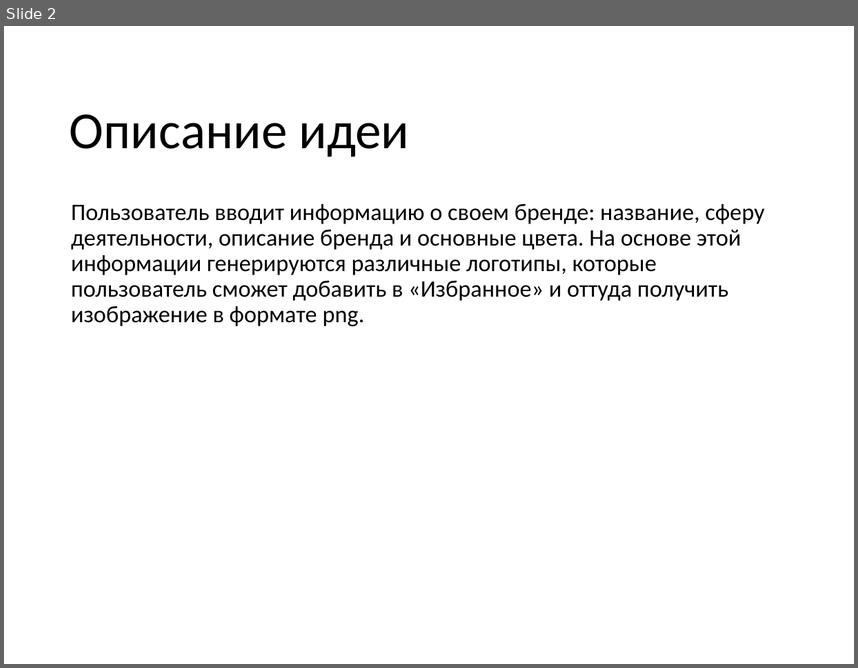
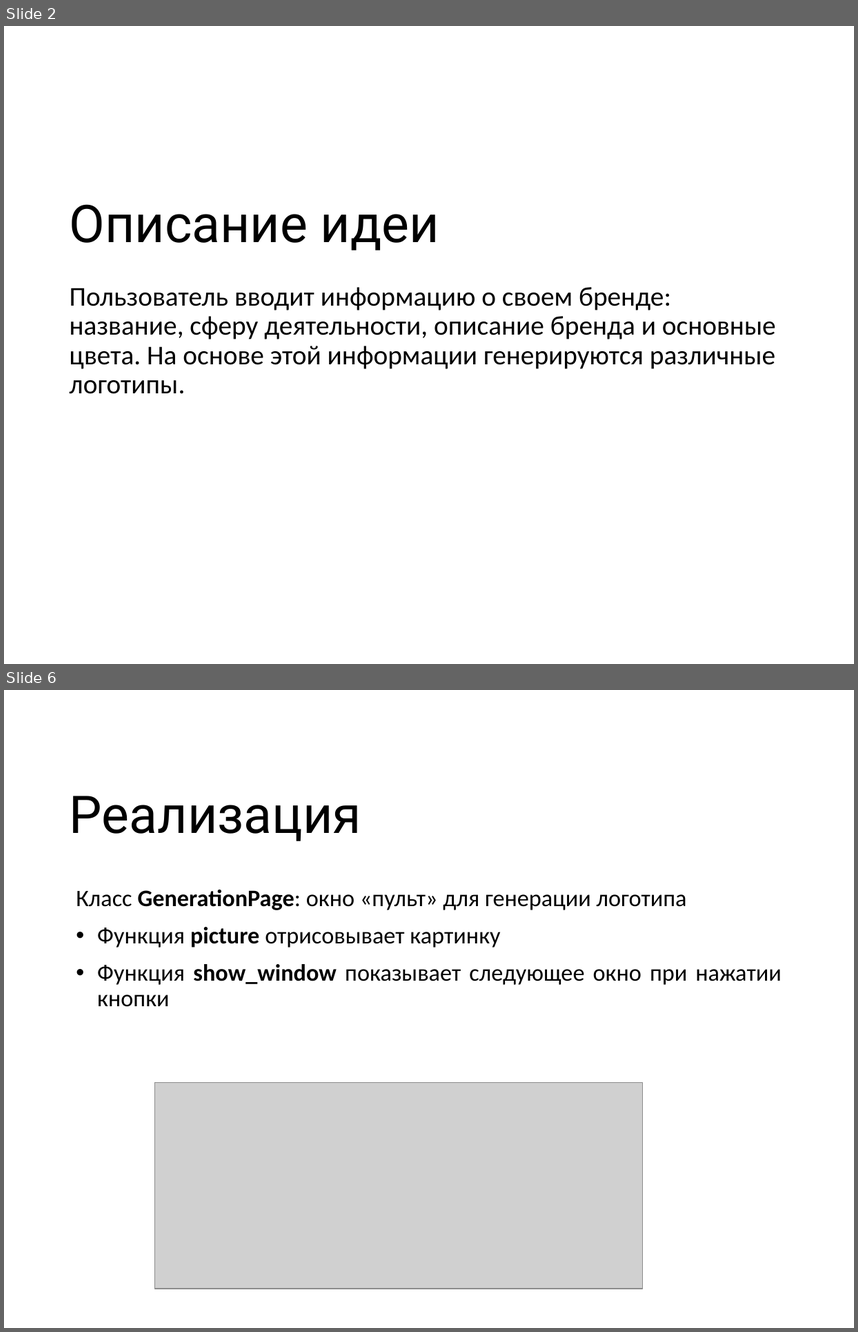
Before and after one commit to paullyaw/logogenerator, a slide deck: Генератор логотипов.pptx. Shown one above the other, each under a label of ours: slide 2 before the commit, slides 2 and 6 after it; the slides between them are not shown. The pictures are 858x668 and 858x1332 pixels, drawn with LibreOffice and Linux fonts; fonts in the diff are those of the drawing; grey boxes stand for pictures; background and template pictures are left out. Boxes give left, top, right and bottom in pixels: in the first picture for what was removed or moved away, otherwise in the second. Text is boxed around its words. In the diff, an @@ line names an element or a change of style, - is before the commit and + after.

```diff
--- a/Генератор логотипов.pptx
+++ b/Генератор логотипов.pptx
@@ slide 6 added at [4,690,854,1328], background picture (left out) @@
@@ title added at [70,796,361,841], 44 pt, text #000000 @@
+Реализация
@@ text added at [76,889,781,1007], 20 pt, text #000000 @@
+Класс GenerationPage: окно «пульт» для генерации логотипа
+• Функция picture отрисовывает картинку
+• Функция show_window показывает следующее окно при нажатии кнопки
@@ picture added at [154,1083,642,1288] @@
@@ slide 2 changed as well @@
@@ title "Описание идеи": place and size @@
-title "Описание идеи" at [70,114,409,157]
+title "Описание идеи" at [70,204,439,250]
@@ title "Описание идеи" at [70,204,439,250]: font Calibri to Roboto @@
@@ text at [70,287,776,394]: text changed; size 20 to 23 pt @@
-Пользователь вводит информацию о своем бренде: название, сферу деятельности, описание бренда и основные цвета. На основе этой информации генерируются различные логотипы, которые пользователь сможет добавить в «Избранное» и оттуда получить изображение в формате png.
+Пользователь вводит информацию о своем бренде: название, сферу деятельности, описание бренда и основные цвета. На основе этой информации генерируются различные логотипы.
```
Also in this commit, not shown: 2 other slides changed, 5 other slides added, 2 slides removed.
